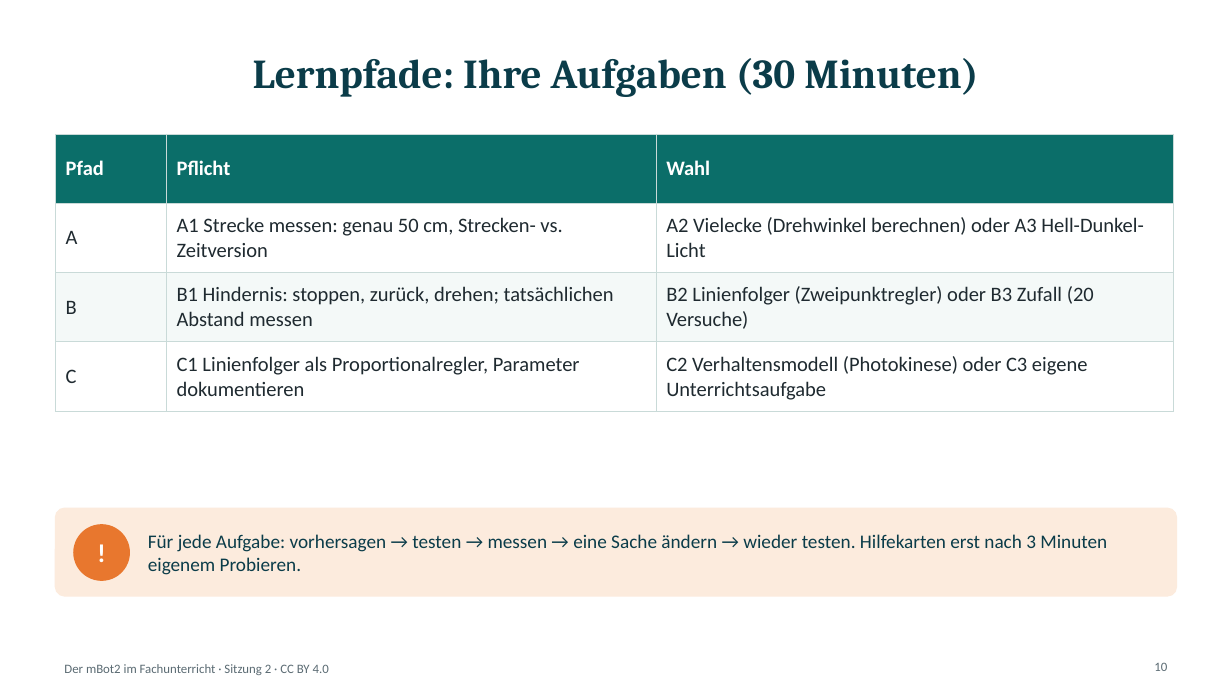
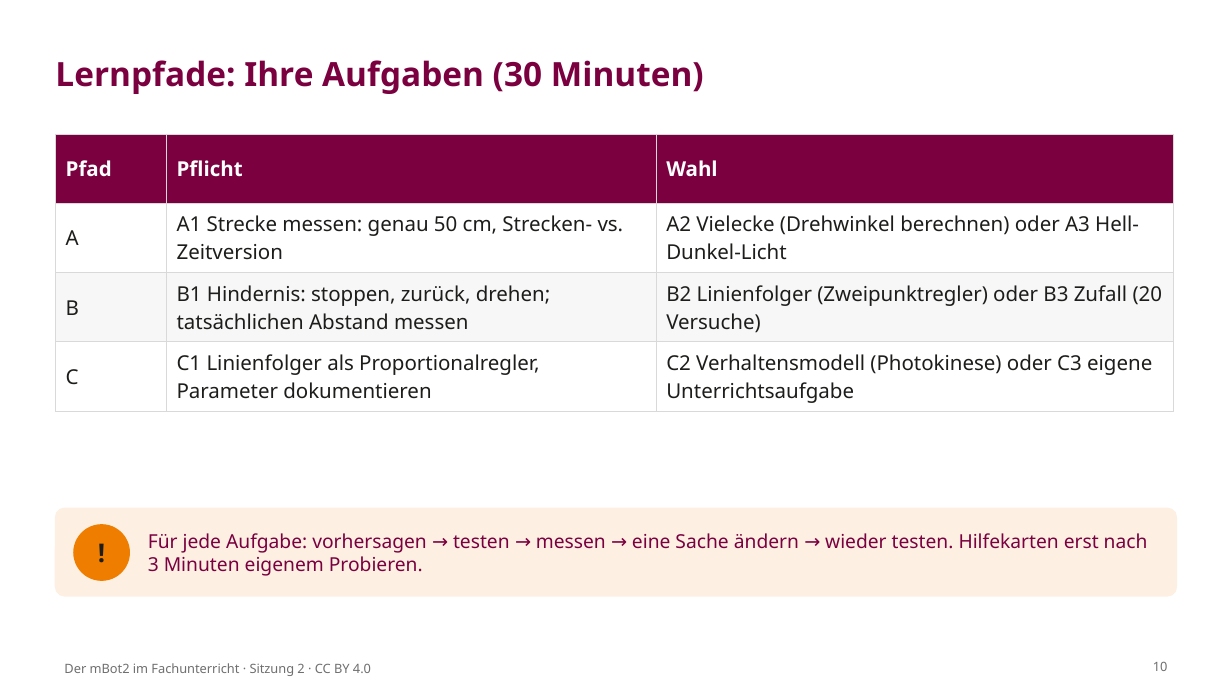
Before and after one commit to OVGU-VET-TechEd/MBOT2_Weiterbildung, a slide deck: slide 10 of Session_2_Programmieren_Open_Roberta/S2_Folien.pptx. Drawn at 1232x693 pixels with LibreOffice and Linux fonts; fonts in the diff are those of the drawing; background and template pictures are left out. Boxes give left, top, right and bottom in pixels: in the first picture for what was removed or moved away, otherwise in the second. Text is boxed around its words. In the diff, an @@ line names an element or a change of style, - is before the commit and + after.

```diff
--- a/Session_2_Programmieren_Open_Roberta/S2_Folien.pptx
+++ b/Session_2_Programmieren_Open_Roberta/S2_Folien.pptx
@@ title "Lernpfade: Ihre Aufgaben (30 Minuten)" at <box>55,60,704,94</box>: size 32 to 26 pt, font Cambria to Noto Sans, text colour #0B3C49 to #7A003F; alignment centre to left @@
@@ table at <box>55,134,1174,407</box> @@
@@ fill #0B6E69 to #7A003F in row 1 @@
@@ fill #F4F9F8 to #F7F7F7 in row 3 @@
@@ font Calibri to Noto Sans, text colour #1F2A30 to #1D1D1B @@
@@ borders changed @@
@@ rounded rectangle at <box>55,508,1177,596</box>: fill #FCEBDD to #FDF0E3; outline #FCEBDD 1 pt to #FDF0E3 1 pt @@
@@ text "Für jede Aufgabe: vorhersagen → ..." at <box>148,533,1148,576</box>: font Calibri to Noto Sans, text colour #0B3C49 to #7A003F @@
@@ text "!" at <box>74,525,129,580</box>: font Calibri to Noto Sans, text colour #FFFFFF to #1D1D1B @@
@@ ellipse at <box>74,525,129,580</box>: fill #E8772E to #EF7D00; outline #E8772E 1 pt to #EF7D00 1 pt @@
@@ text "Der mBot2 im Fachunterricht · ..." at <box>64,663,371,676</box>: font Calibri to Noto Sans, text colour #5B6B73 to #706F6F @@
@@ page number at <box>1153,662,1168,671</box>: font Calibri to Noto Sans, text colour #5B6B73 to #706F6F @@
```
Also in this commit, not shown: 13 other slides changed, 57 other files.
